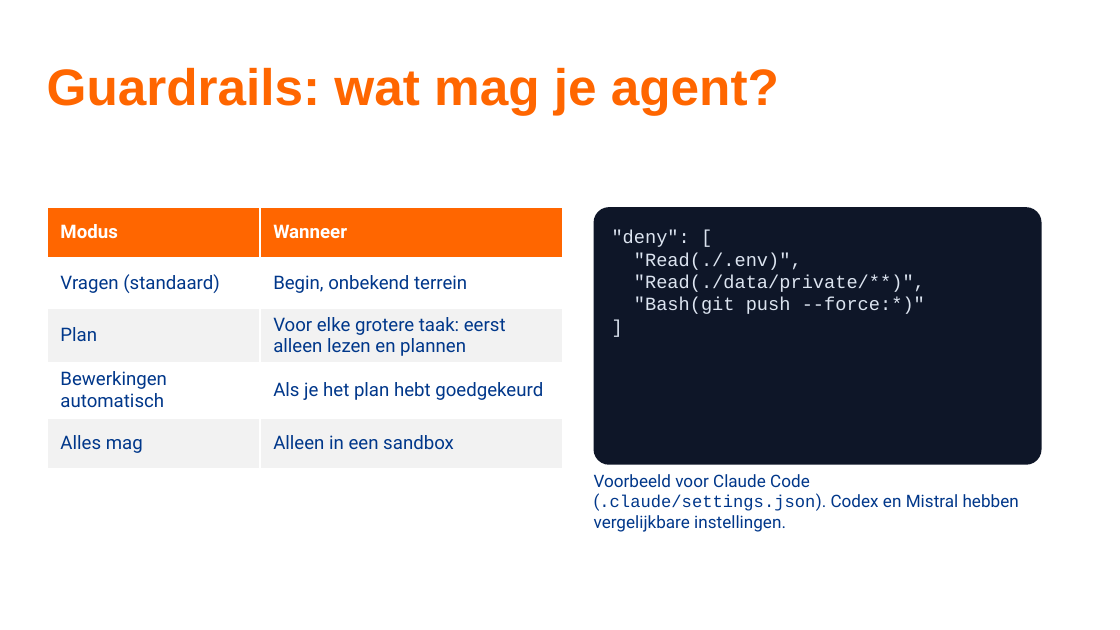
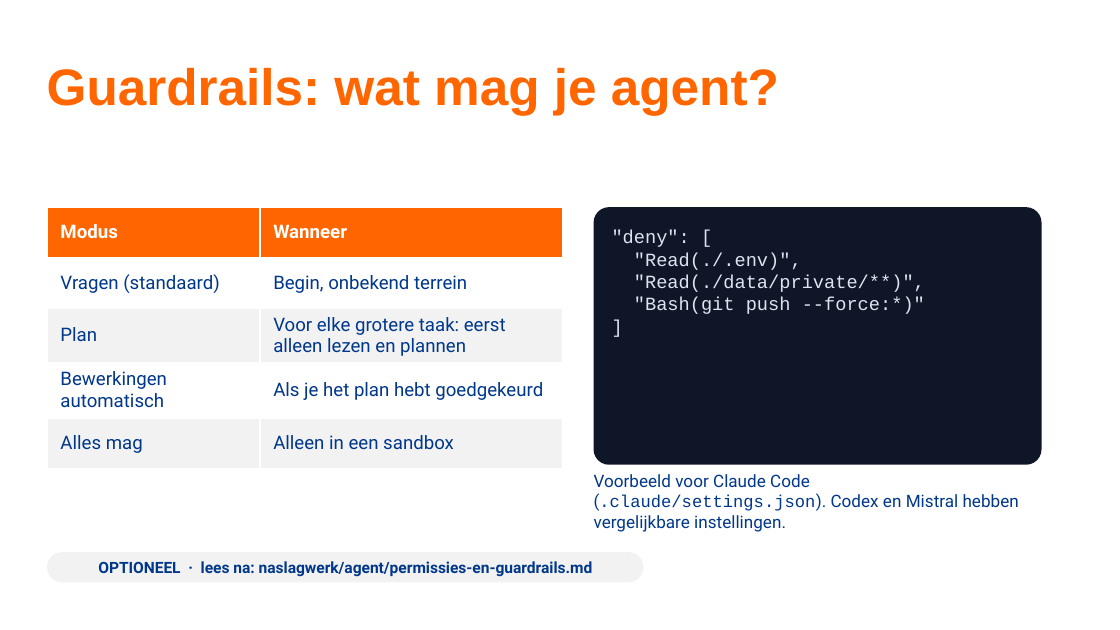
Before and after one commit to TeamNLSportScienceCentre/teamnl-agentic-engineering, a slide deck: slide 36 of docs/agentic-engineering-sessie-1.pptx (slide 37 before the commit). Drawn at 1120x630 pixels with LibreOffice and Linux fonts; fonts in the diff are those of the drawing; background and template pictures are left out. Boxes give left, top, right and bottom in pixels: in the first picture for what was removed or moved away, otherwise in the second. Text is boxed around its words. In the diff, an @@ line names an element or a change of style, - is before the commit and + after.

```diff
--- a/docs/agentic-engineering-sessie-1.pptx
+++ b/docs/agentic-engineering-sessie-1.pptx
@@ rounded rectangle added at [47, 552, 643, 582], fill #F2F2F2, 10 pt, text #00378A, bold @@
+OPTIONEEL · lees na: naslagwerk/agent/permissies-en-guardrails.md
```
Also in this commit, not shown: 21 other slides changed, 2 slides added, 3 slides removed.
